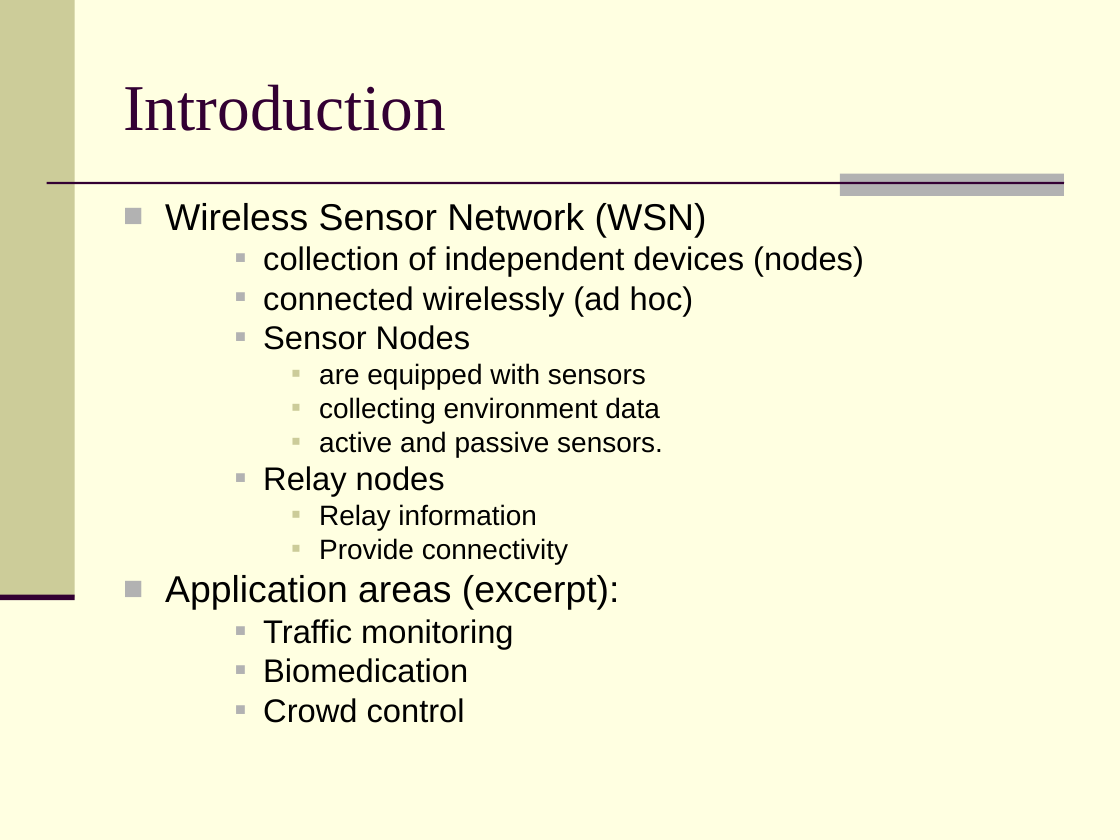
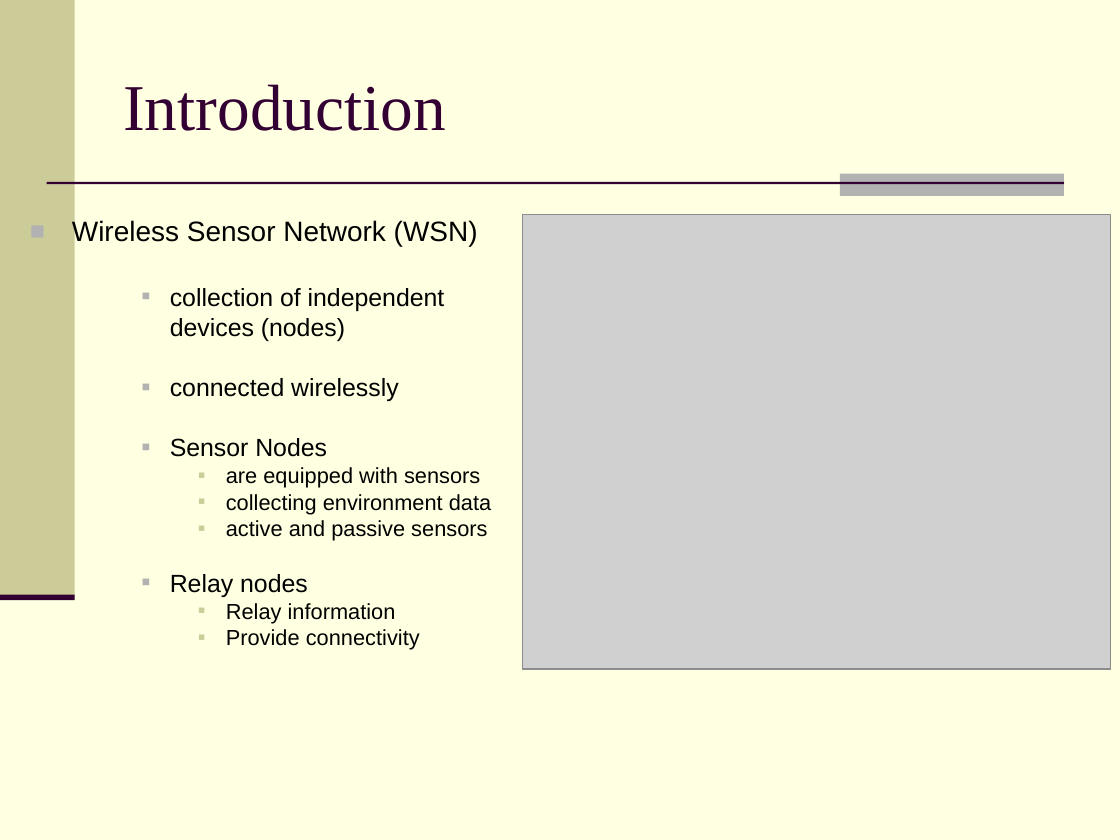
Before and after one commit to feltenberger/cmsc-641-fsmt, a slide deck: slide 3 of Paper/Presentation/Fair, Energy-aware Connectivity in Wireless Sensor Networks.ppt. Drawn at 1120x840 pixels with LibreOffice and Linux fonts; fonts in the diff are those of the drawing; grey boxes stand for pictures. Boxes give left, top, right and bottom in pixels: in the first picture for what was removed or moved away, otherwise in the second. Text is boxed around its words. In the diff, an @@ line names an element or a change of style, - is before the commit and + after.

```diff
--- a/Paper/Presentation/Fair, Energy-aware Connectivity in Wireless Sensor Networks.ppt
+++ b/Paper/Presentation/Fair, Energy-aware Connectivity in Wireless Sensor Networks.ppt
@@ text "Wireless Sensor Network (WSN)": place and size @@
-text "Wireless Sensor Network (WSN)" at [165,203,864,723]
+text "Wireless Sensor Network (WSN)" at [72,219,491,650]
@@ text at [72,219,491,650]: size 24 to 18 pt in "Wireless Sensor Network (WSN)"; size 21 to 16 pt in "Sensor Nodes", "Relay nodes"; size 18 to 14 pt in "are equipped with sensors", "collecting environment data", "Relay information", "Provide connectivity"; less space between paragraphs @@
@@ picture added at [523,215,1111,670] @@
@@ text at [170,288,445,401]: text changed; size 21 to 16 pt @@
-    ■ collection of independent devices (nodes)
-    ■ connected wirelessly (ad hoc)
+    ■ collection of independent
+    devices (nodes)
+    ■ connected wirelessly
@@ text at [226,520,487,541]: text changed; size 18 to 14 pt @@
-      ▪ active and passive sensors.
+      ▪ active and passive sensors
@@ text at [165,575,620,723]: paragraphs removed @@
-■ Application areas (excerpt):
-    ■ Traffic monitoring
-    ■ Biomedication
-    ■ Crowd control
```
Also in this commit, not shown: 2 other slides changed, 2 slides added, 1 slide removed.
